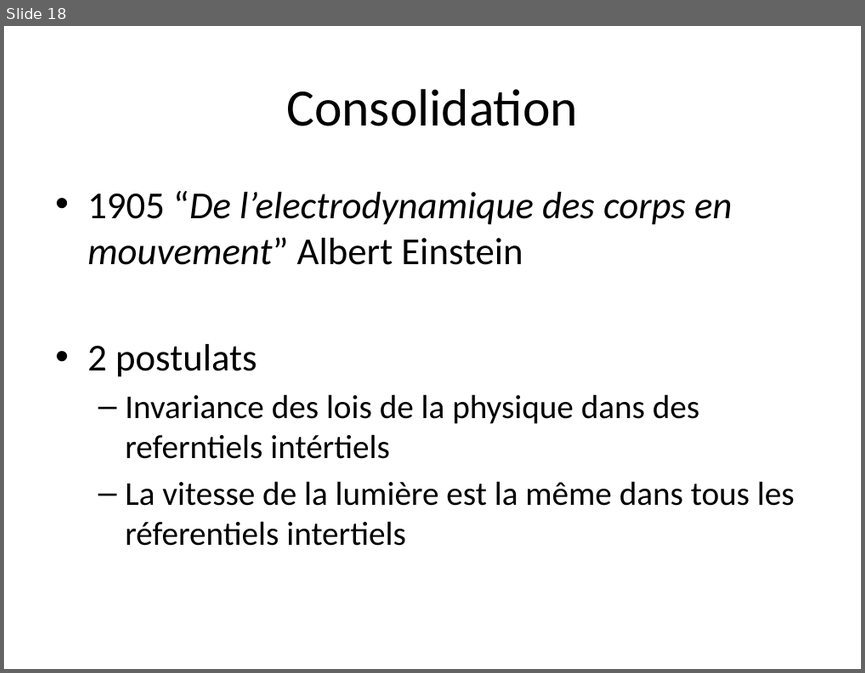
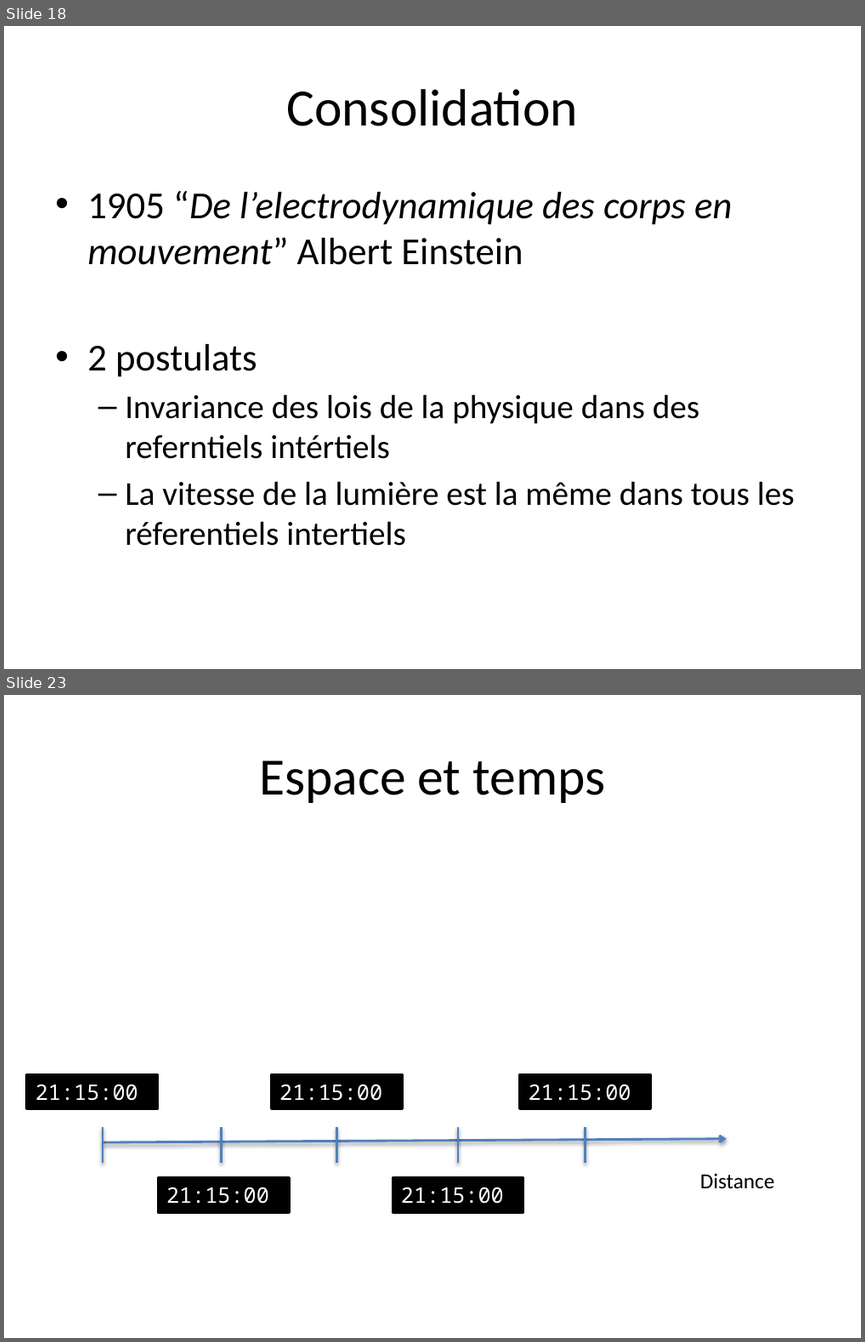
Before and after one commit to jraniero/relativity, a slide deck: Presentation1.pptx. Shown one above the other, each under a label of ours: slide 18 before the commit, slides 18 and 23 after it; the slides between them are not shown. The pictures are 865x673 and 865x1342 pixels, drawn with LibreOffice and Linux fonts; fonts in the diff are those of the drawing. Boxes give left, top, right and bottom in pixels: in the first picture for what was removed or moved away, otherwise in the second. Text is boxed around its words. In the diff, an @@ line names an element or a change of style, - is before the commit and + after.

```diff
--- a/Presentation1.pptx
+++ b/Presentation1.pptx
@@ slide 23 added at box(4, 695, 861, 1338), background #FFFFFF @@
@@ title added at box(259, 760, 605, 803), 44 pt, text #000000 @@
+Espace et temps
@@ rectangle added at box(27, 1074, 158, 1108), fill #000000, outline #000000 2 pt, 18 pt, text #FFFFFF @@
+21:15:00
@@ rectangle added at box(271, 1074, 403, 1108), fill #000000, outline #000000 2 pt, 18 pt, text #FFFFFF @@
+21:15:00
@@ rectangle added at box(520, 1074, 651, 1108), fill #000000, outline #000000 2 pt, 18 pt, text #FFFFFF @@
+21:15:00
@@ line added from (103, 1163) to (103, 1127), #4F81BD 2 pt @@
@@ line added from (222, 1163) to (222, 1127), #4F81BD 2 pt @@
@@ line added from (336, 1163) to (336, 1127), #4F81BD 2 pt @@
@@ line added from (458, 1163) to (458, 1127), #4F81BD 2 pt @@
@@ line added from (585, 1163) to (585, 1127), #4F81BD 2 pt @@
@@ arrow added from (103, 1142) to (726, 1139), #4F81BD 2 pt @@
@@ rectangle added at box(158, 1178, 290, 1212), fill #000000, outline #000000 2 pt, 18 pt, text #FFFFFF @@
+21:15:00
@@ rectangle added at box(392, 1178, 523, 1212), fill #000000, outline #000000 2 pt, 18 pt, text #FFFFFF @@
+21:15:00
@@ text added at box(700, 1173, 774, 1189), 18 pt, text #000000 @@
+Distance
```
Also in this commit, not shown: 7 other slides added.
